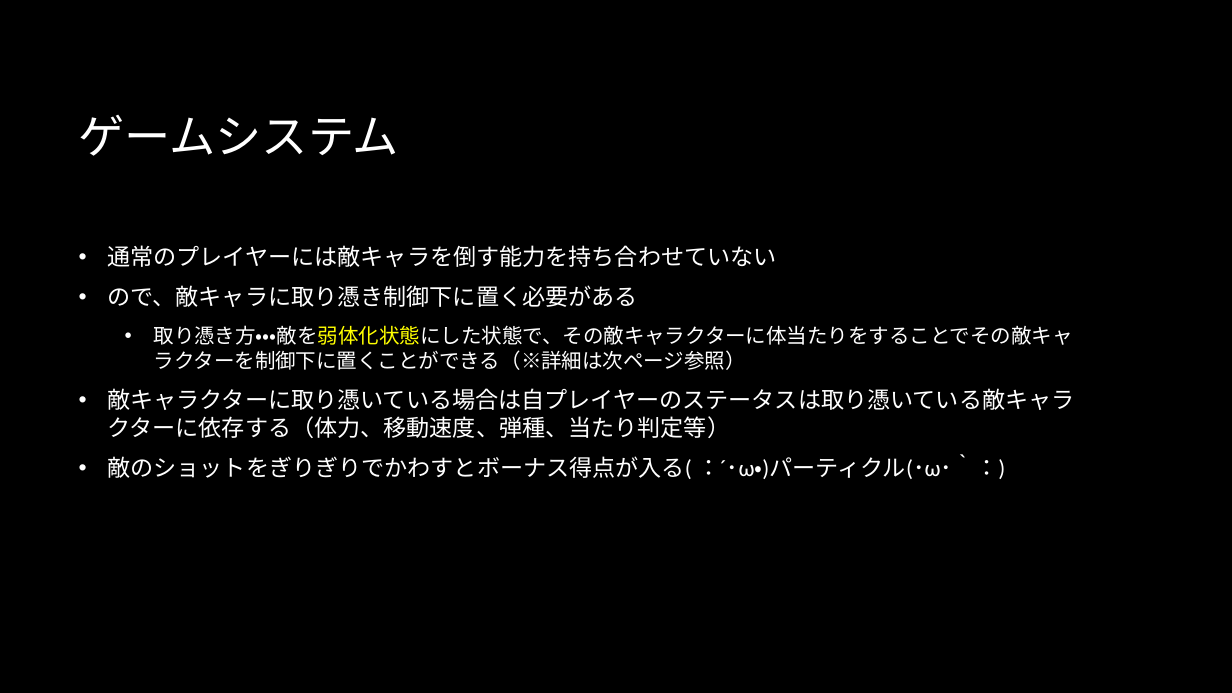
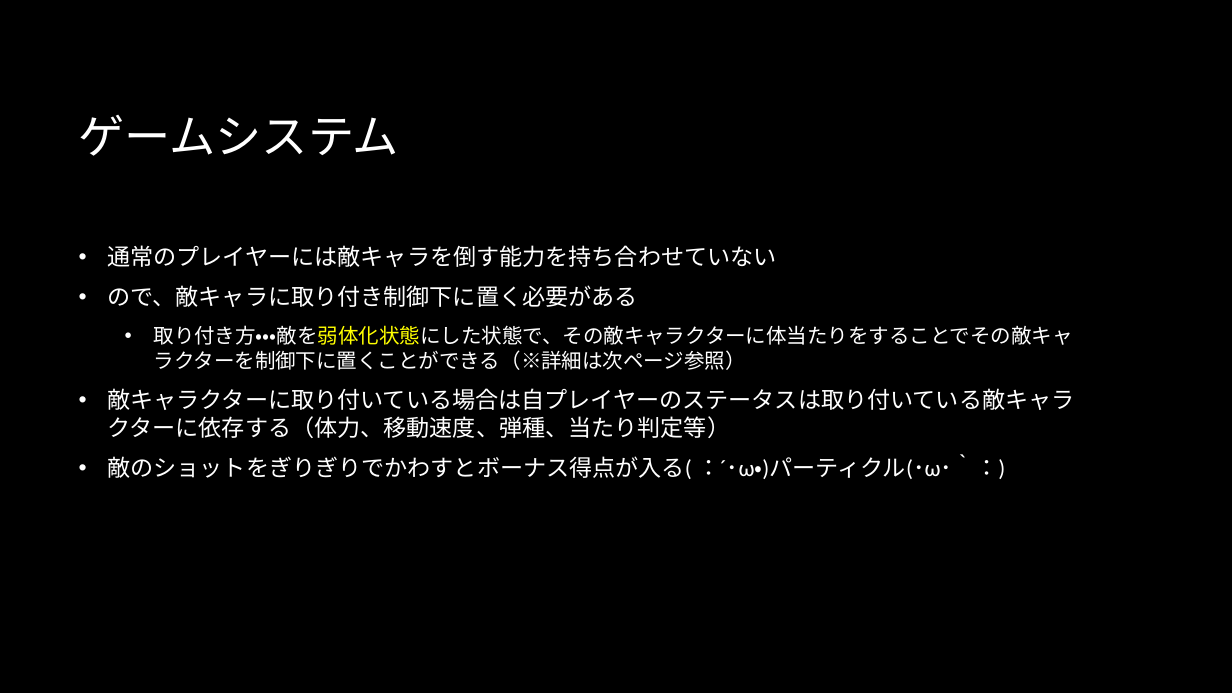
Before and after one commit to MusubiKamishiro/ParasitismShooting, a slide deck: slide 3 of Mint/企画担当部門/憑依型シューティングゲーム.pptx. Drawn at 1232x693 pixels with LibreOffice and Linux fonts; fonts in the diff are those of the drawing; background and template pictures are left out. Boxes give left, top, right and bottom in pixels: in the first picture for what was removed or moved away, otherwise in the second. Text is boxed around its words. In the diff, an @@ line names an element or a change of style, - is before the commit and + after.

```diff
--- a/Mint/企画担当部門/憑依型シューティングゲーム.pptx
+++ b/Mint/企画担当部門/憑依型シューティングゲーム.pptx
@@ text at bbox=[107, 285, 1074, 438]: text changed @@
-• ので、敵キャラに取り憑き制御下に置く必要がある
-  • 取り憑き方・・・敵を弱体化状態にした状態で、その敵キャラクターに体当たりをすることでその敵キャラクターを制御下に置くことができる（※詳細は次ページ参照）
-• 敵キャラクターに取り憑いている場合は自プレイヤーのステータスは取り憑いている敵キャラクターに依存する（体力、移動速度、弾種、当たり判定等）
+• ので、敵キャラに取り付き制御下に置く必要がある
+  • 取り付き方・・・敵を弱体化状態にした状態で、その敵キャラクターに体当たりをすることでその敵キャラクターを制御下に置くことができる（※詳細は次ページ参照）
+• 敵キャラクターに取り付いている場合は自プレイヤーのステータスは取り付いている敵キャラクターに依存する（体力、移動速度、弾種、当たり判定等）
```
Also in this commit, not shown: 8 other slides changed, 15 other files.
